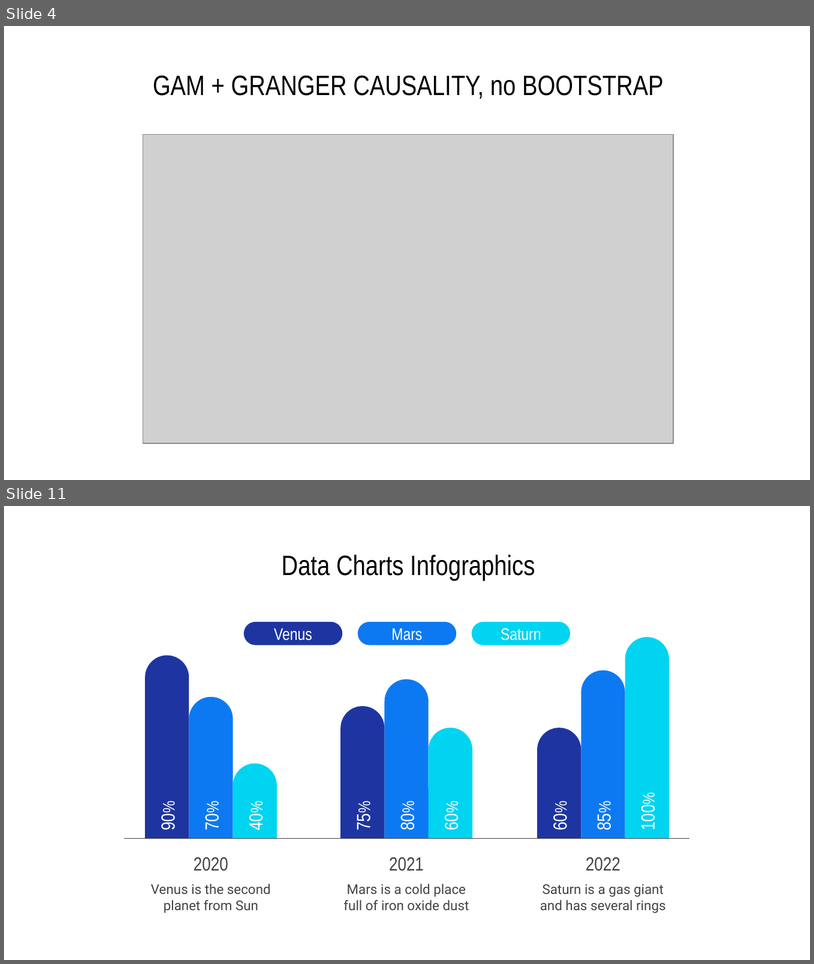
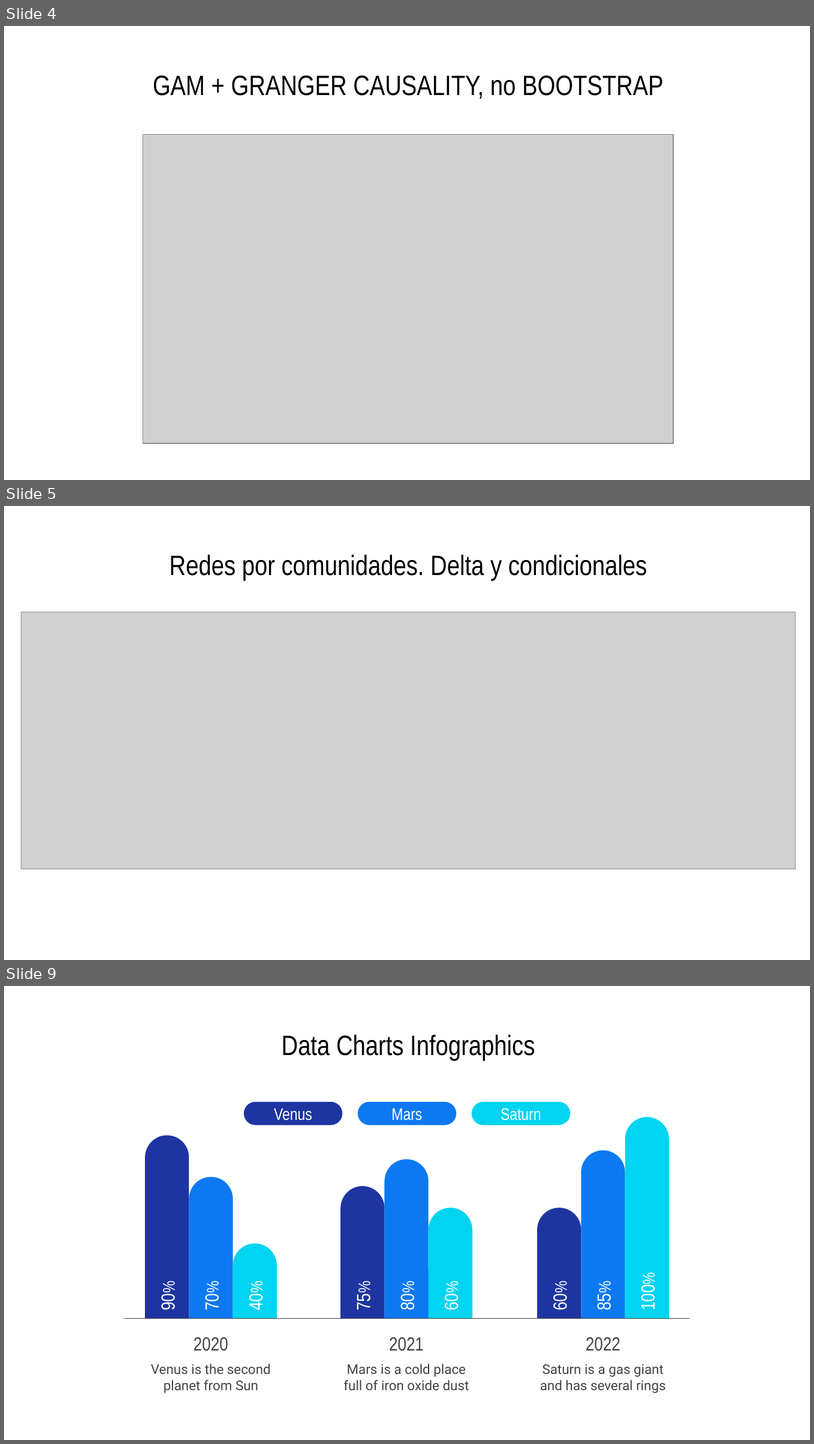
Before and after one commit to anacanoherranz/TFM, a slide deck: plots resumen resultados.pptx. Shown one above the other, each under a label of ours: slides 4 and 11 before the commit, slides 4, 5 and 9 after it; the slides between them are not shown. The pictures are 814x964 and 814x1444 pixels, drawn with LibreOffice and Linux fonts; fonts in the diff are those of the drawing; grey boxes stand for pictures. Boxes give left, top, right and bottom in pixels: in the first picture for what was removed or moved away, otherwise in the second. Text is boxed around its words. In the diff, an @@ line names an element or a change of style, - is before the commit and + after.

```diff
--- a/plots resumen resultados.pptx
+++ b/plots resumen resultados.pptx
@@ slide 5 added at (4,506,810,960), background #FFFFFF @@
@@ title added at (170,555,648,580), 25 pt, text #000000 @@
+Redes por comunidades. Delta y condicionales
@@ picture added at (21,612,796,869) @@
@@ what was slide 11 is now slide 9 @@
```
Also in this commit, not shown: 3 other slides added, 6 slides removed, 18 other files.
